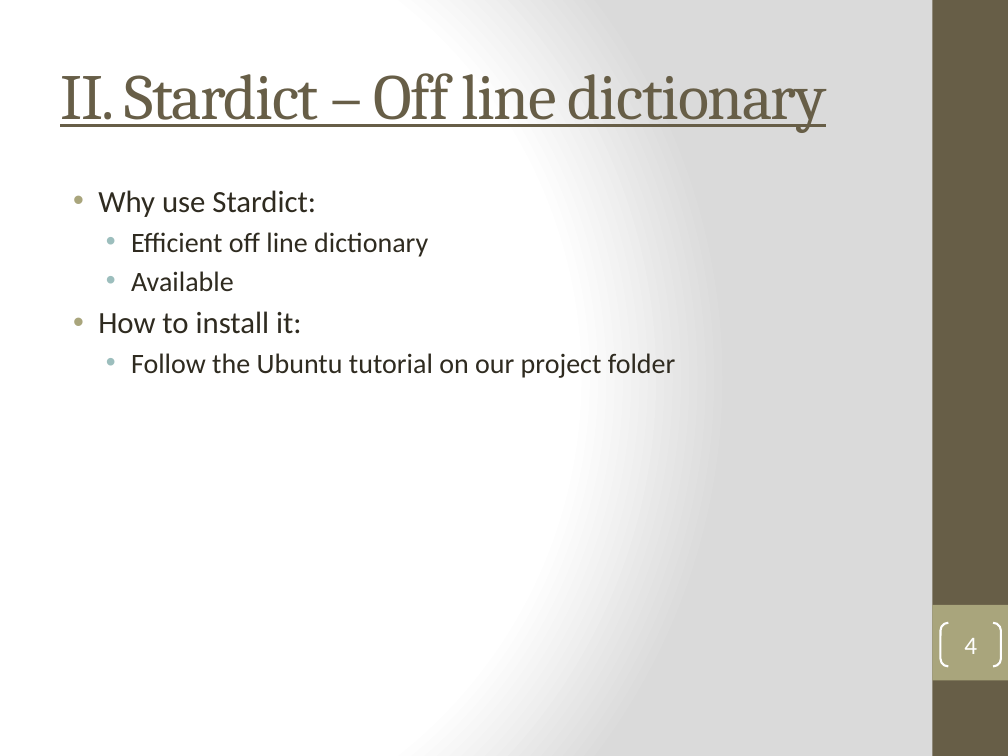
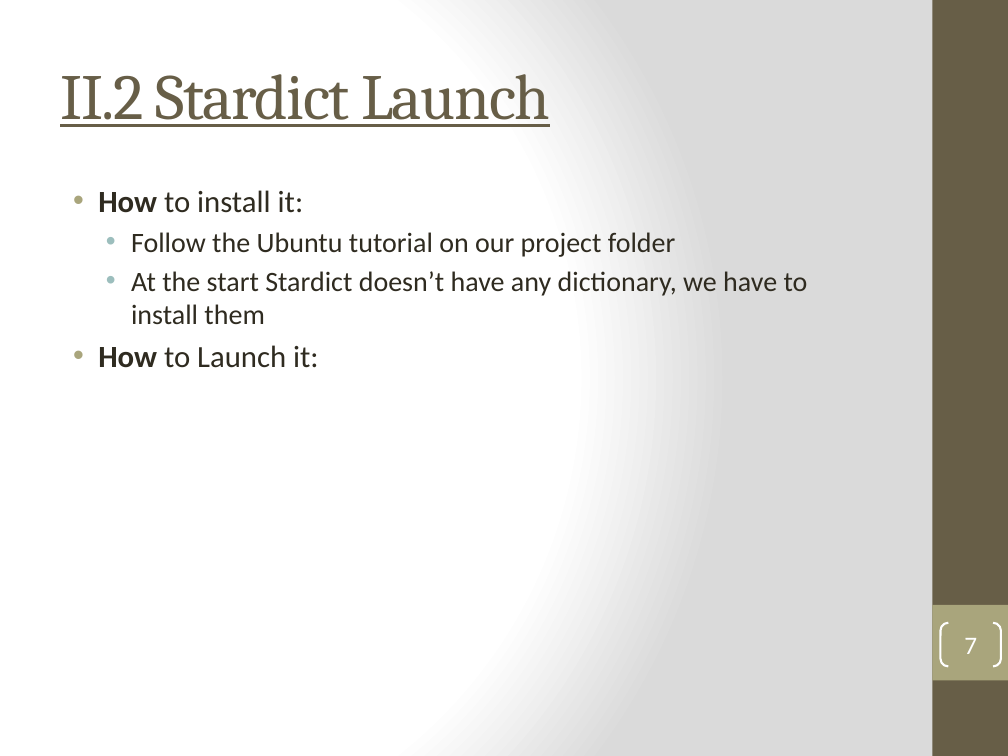
Before and after one commit to kiago/isepse2014, a slide deck: slide 7 of projects/dictionary/Project_Presentation.pptx (slide 4 before the commit). Drawn at 1008x756 pixels with LibreOffice and Linux fonts; fonts in the diff are those of the drawing. Boxes give left, top, right and bottom in pixels: in the first picture for what was removed or moved away, otherwise in the second. Text is boxed around its words. In the diff, an @@ line names an element or a change of style, - is before the commit and + after.

```diff
--- a/projects/dictionary/Project_Presentation.pptx
+++ b/projects/dictionary/Project_Presentation.pptx
@@ title at (x1=60, y1=74, x2=550, y2=127): text changed @@
-II. Stardict – Off line dictionary
+II.2 Stardict Launch
@@ text at (x1=98, y1=190, x2=428, y2=291): paragraphs removed @@
-• Why use Stardict:
-  • Efficient off line dictionary
-  • Available
@@ text at (x1=98, y1=190, x2=304, y2=213): bold on in "How" @@
@@ text at (x1=98, y1=271, x2=808, y2=368): paragraphs added @@
+  • At the start Stardict doesn’t have any dictionary, we have to install them
+• How to Launch it:
@@ page number at (x1=964, y1=638, x2=977, y2=654): text changed @@
-4
+7
```
Also in this commit, not shown: 4 other slides changed, 5 slides added.
